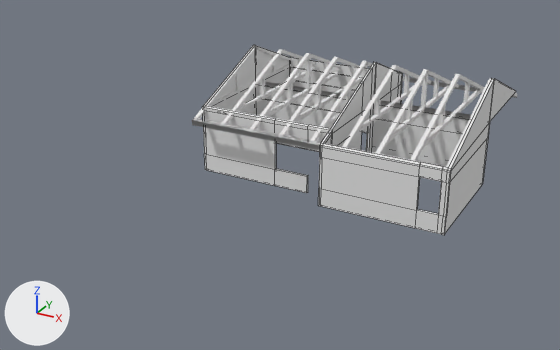
Before and after pictures for a commit that changed the Blender file Material/Asset_Rumah/Tembok/Tembok.blend.
Rendered twice from a camera (50 mm lens) standing at (17.4, -34.1, 16.1) and looking at (-0.4, -1.7, -0.1). Lighting does not change. The marker at lower left points along +X, +Y and +Z. Mesh edges are drawn as thin lines on the coarser meshes.

Names of what the first picture shows: 'Rangka_Genteng', 'Tembok'.
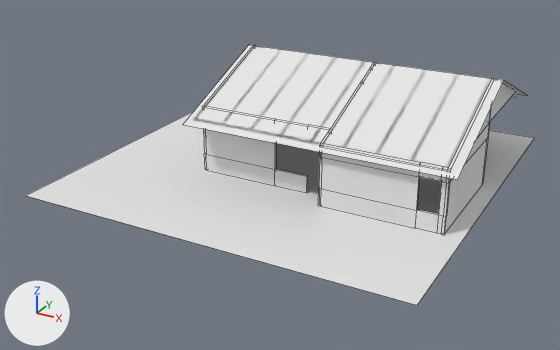
The change, as a list of edits to the scene's bpy script:
```text
Add mat_genteng:
    mat_genteng = diffuse_material('Genteng')
    mat_genteng.base_color = (0.8, 0.8, 0.8)  # white #e7e7e7
Add me_plane_001:
    me_plane_001.from_pydata([(-7.0, -6.5, -2.6), (7.0, -6.5, -2.6), (-7.0, 6.5, -2.6), (7.0, 6.5, -2.6), (-7.0, 0.0, 0.0), (7.0, 0.0, 0.0)], [], [(0, 4, 5, 1), (2, 3, 5, 4)])
    me_plane_001.materials.append(mat_genteng)  # its picture is missing
Add me_plane:
    me_plane.from_pydata([(-10.0, -10.0, 0.0), (10.0, -10.0, 0.0), (-10.0, 10.0, 0.0), (10.0, 10.0, 0.0)], [], [(0, 1, 3, 2)])
Add ob_genteng:
    ob_genteng = bpy.data.objects.new('Genteng', me_plane_001)
    ob_genteng.location = (2.6, 2.0, 5.5)
Add ob_plane:
    ob_plane = bpy.data.objects.new('Plane', me_plane)
    ob_plane.location = (0.0, 0.0, 0.0)
```

Location of each change, [x1, y1, x2, y2] in pixels of the pictures (560 x 350 px):
'Plane', added
    after: [26, 112, 534, 305]
'Genteng', added
    after: [183, 45, 528, 180]
'Rangka_Genteng', unchanged, covered by the edit
    before: [192, 46, 517, 168]
    after: [193, 48, 517, 168]
